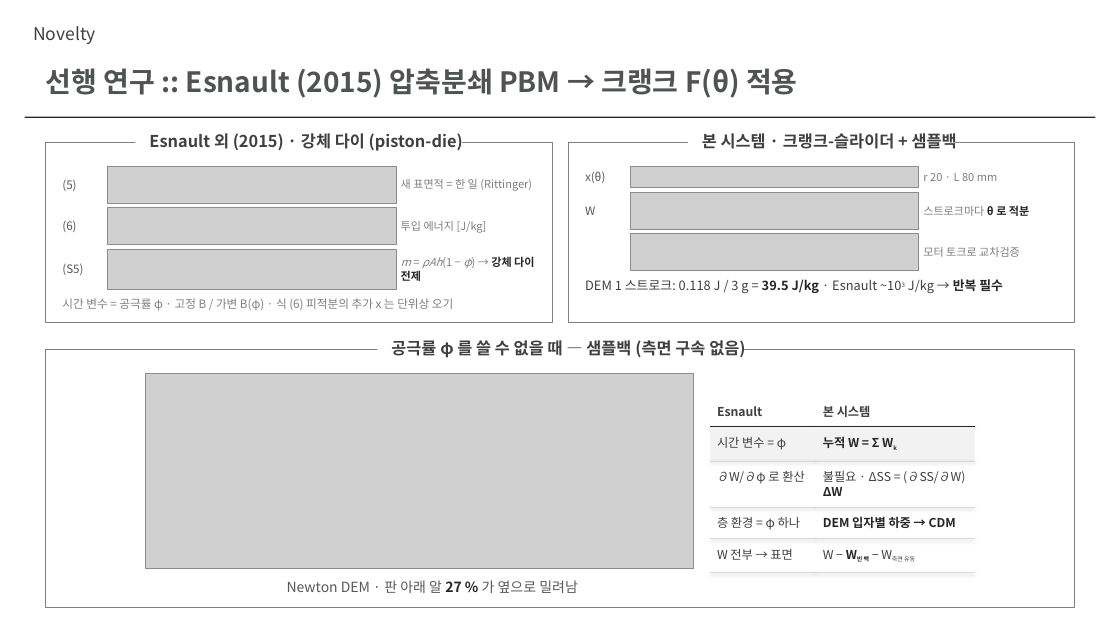
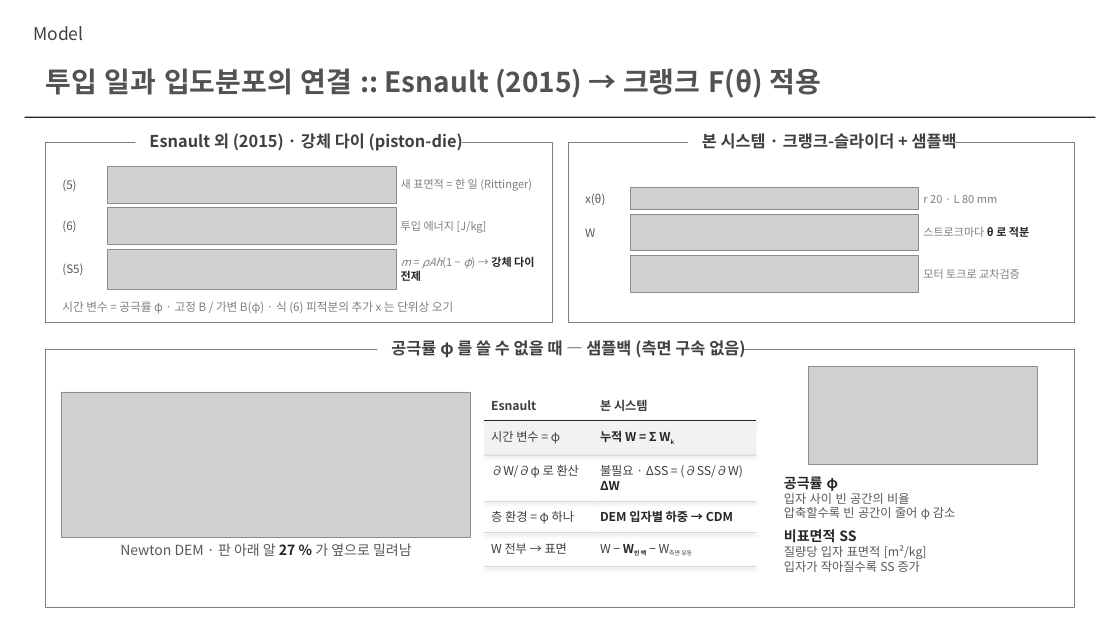
Before and after one commit to 55155/Crusher_IsaacSim, a slide deck: slide 6 of lab_meeting_deck/lab_meeting_deck.pptx. Drawn at 1120x630 pixels with LibreOffice and Linux fonts; fonts in the diff are those of the drawing; grey boxes stand for pictures. Boxes give left, top, right and bottom in pixels: in the first picture for what was removed or moved away, otherwise in the second. Text is boxed around its words. In the diff, an @@ line names an element or a change of style, - is before the commit and + after.

```diff
--- a/lab_meeting_deck/lab_meeting_deck.pptx
+++ b/lab_meeting_deck/lab_meeting_deck.pptx
@@ text at (33,26,83,40): text changed @@
-Novelty
+Model
@@ text at (45,68,821,98): text changed @@
-선행 연구 :: Esnault (2015) 압축분쇄 PBM → 크랭크 F(θ) 적용
+투입 일과 입도분포의 연결 :: Esnault (2015) → 크랭크 F(θ) 적용
@@ 5 texts, 3 pictures: place and size @@
-5 texts, 3 pictures at (585,166,1029,271)
+5 texts, 3 pictures at (585,188,1029,292)
@@ text removed at (585,279,1003,293) @@
-DEM 1 스트로크: 0.118 J / 3 g = 39.5 J/kg · Esnault ~103 J/kg → 반복 필수
@@ picture added at (808,366,1037,465) @@
@@ picture: place and size @@
-picture at (145,373,694,568)
+picture at (62,392,471,538)
@@ text "Esnault": place and size @@
-text "Esnault" at (717,406,762,416)
+text "Esnault" at (491,400,536,410)
@@ text "본 시스템": place and size @@
-text "본 시스템" at (823,405,871,417)
+text "본 시스템" at (600,399,648,411)
@@ text "시간 변수 = φ": place and size @@
-text "시간 변수 = φ" at (717,437,786,450)
+text "시간 변수 = φ" at (491,431,560,444)
@@ rectangle: place and size @@
-rectangle at (710,428,975,462)
+rectangle at (484,421,756,455)
@@ text "누적 W = Σ Wk": place and size @@
-text "누적 W = Σ Wk" at (823,436,880,448)
+text "누적 W = Σ Wk" at (600,430,657,442)
@@ line moved from (816, 427) - (975, 427) to (593, 421) - (757, 421) @@
@@ text "∂W/∂φ 로 환산": place and size @@
-text "∂W/∂φ 로 환산" at (717,471,804,484)
+text "∂W/∂φ 로 환산" at (491,465,579,478)
@@ text "불필요 · ΔSS = (∂SS/∂W) ...": place and size @@
-text "불필요 · ΔSS = (∂SS/∂W) ..." at (823,471,965,496)
+text "불필요 · ΔSS = (∂SS/∂W) ..." at (600,465,742,490)
@@ line moved from (816, 461) - (975, 461) to (593, 455) - (757, 455) @@
@@ text added at (784,476,955,572), 10.5 pt, text #595959 @@
+공극률 φ
+입자 사이 빈 공간의 비율
+압축할수록 빈 공간이 줄어 φ 감소
+비표면적 SS
+질량당 입자 표면적 [m²/kg]
+입자가 작아질수록 SS 증가
@@ text "층 환경 = φ 하나": place and size @@
-text "층 환경 = φ 하나" at (717,517,800,530)
+text "층 환경 = φ 하나" at (491,511,574,524)
@@ text "DEM 입자별 하중 → CDM": place and size @@
-text "DEM 입자별 하중 → CDM" at (823,516,956,528)
+text "DEM 입자별 하중 → CDM" at (600,510,733,522)
@@ line moved from (816, 507) - (975, 507) to (593, 502) - (757, 502) @@
@@ text "W 전부 → 표면": place and size @@
-text "W 전부 → 표면" at (717,549,792,560)
+text "W 전부 → 표면" at (491,543,567,554)
@@ text "W − W빈 백 − ...": place and size @@
-text "W − W빈 백 − ..." at (823,550,915,564)
+text "W − W빈 백 − ..." at (600,544,692,558)
@@ line moved from (816, 539) - (975, 539) to (593, 533) - (757, 533) @@
@@ text "Newton DEM · 판 아래 ...": place and size @@
-text "Newton DEM · 판 아래 ..." at (287,580,578,593)
+text "Newton DEM · 판 아래 ..." at (120,543,412,556)
@@ 5 lines: place and size @@
-5 lines at (710,427,816,573)
+5 lines at (484,421,593,567)
@@ line moved from (816, 573) - (975, 573) to (593, 567) - (757, 567) @@
```
Also in this commit, not shown: 8 other slides changed, 1 slide added, 10 other files.
